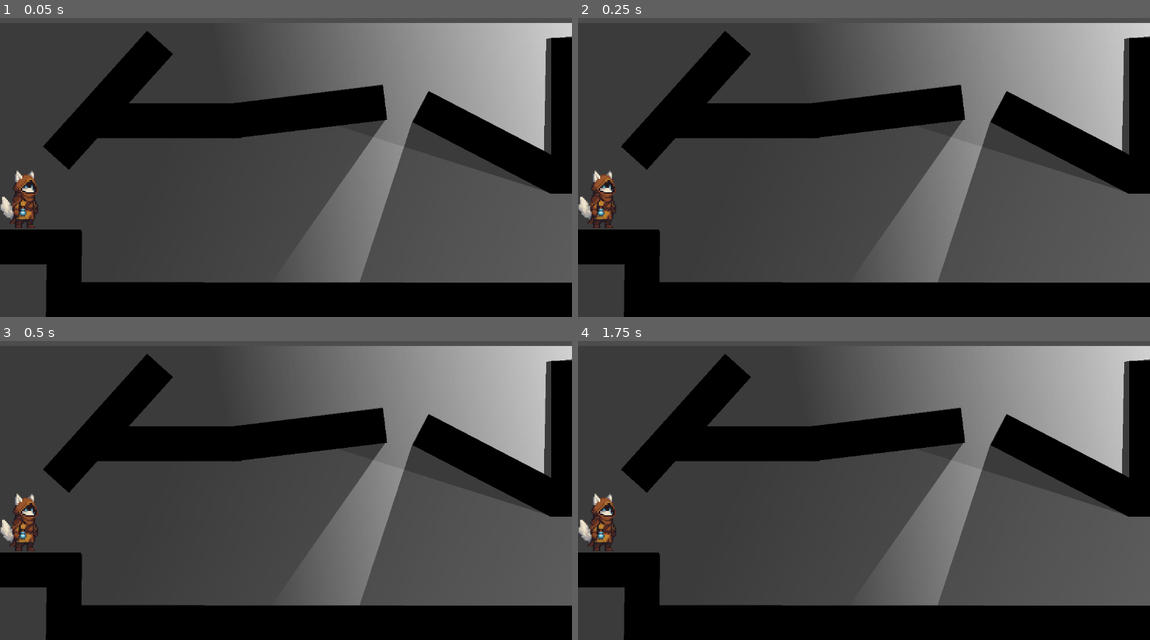
Above: before the commit, frames 1-4 (two rows, left to right).
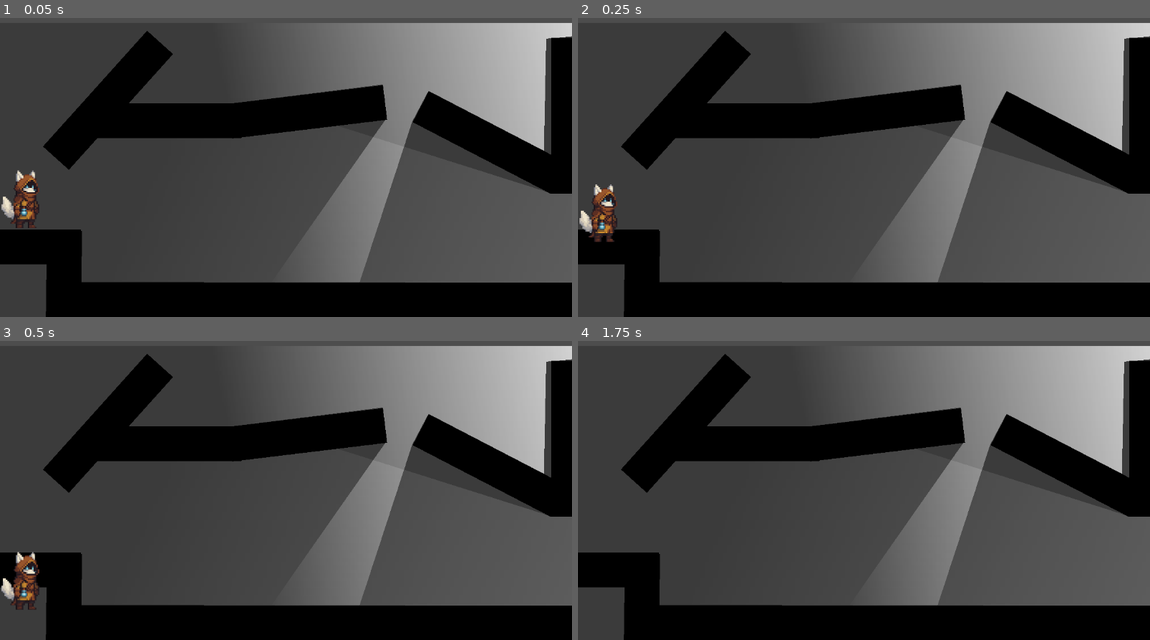
Above: after the commit, the same moments.

Repository: 6thAce/Lighting
Game: Godot game, scene res://scene.tscn
Same seed, same stepped clock (60 frames per second), same inputs: the game is played once before the commit and once after it. The engine's default icon, where the game draws it, is replaced by a stand-in: a white triangle on a blue panel in a dark square.
Inputs:
- Up to frame 1 (0.05 s): no input
- Up to frame 2 (0.25 s): no input
- Up to frame 3 (0.5 s): no input
- Up to frame 4 (1.75 s): tap Enter (ui_accept) at 0.5, 0.6, 0.77, 1.07, 1.25, 1.35, 1.52 s; hold Right (ui_right) from 0.53 s (still down)

The runs differ from the first frame. In frame 1, 0.4% of the frame differs, in the area x 0-7%, y 50-71%; in frame 2, 1.0%; in frame 3, 1.6%, in the area x 0-7%, y 51-90%; in frame 4, 0.8%.

Commit message:
Collision added

Diff:
--- /dev/null
+++ b/player.gd
@@ -0,0 +1,38 @@
+extends CharacterBody2D
+
+
+# --- Character Properties ---
+const SPEED = 300.0
+const JUMP_VELOCITY = -400.0
+
+
+# --- Physics-based processing for movement ---
+func _physics_process(delta: float) -> void:
+	# Add the gravity to the vertical velocity.
+	if not is_on_floor():
+		velocity.y += get_gravity().y * delta # CORRECTED LINE HERE
+
+	# Handle jump input.
+	if Input.is_action_just_pressed("ui_accept") and is_on_floor():
+		velocity.y = JUMP_VELOCITY
+
+	# Get the horizontal input direction.
+	var direction := Input.get_axis("ui_left", "ui_right")
+
+	# If there is a horizontal input:
+	if direction:
+		# Set the horizontal velocity directly to the target speed.
+		velocity.x = direction * SPEED
+
+		# Flip the sprite based on the movement direction.
+		# The '$' is a shorthand to get a child node by its name.
+		if direction > 0:
+			$Sprite2D.flip_h = false  # Face right
+		else:
+			$Sprite2D.flip_h = true   # Face left
+	else:
+		# If no input, slow the character to a stop.
+		velocity.x = move_toward(velocity.x, 0, SPEED)
+
+	# Apply the velocity and handle collisions.
+	move_and_slide()
--- a/player.tscn
+++ b/player.tscn
@@ -1,6 +1,7 @@
-[gd_scene load_steps=4 format=3 uid="uid://c2xegl4eys6ia"]
+[gd_scene load_steps=5 format=3 uid="uid://c2xegl4eys6ia"]
 
 [ext_resource type="Texture2D" uid="uid://c45j3v3yanm80" path="res://Player.png" id="1_4flbx"]
+[ext_resource type="Script" uid="uid://c2lhub6wqrqmr" path="res://player.gd" id="1_onrkg"]
 
 [sub_resource type="CapsuleShape2D" id="CapsuleShape2D_4flbx"]
 radius = 28.0
@@ -10,6 +11,7 @@
 polygon = PackedVector2Array(-7, -65, -16, -70, -22, -78, -24, -69, -29, -69, -27, -41, -34, -31, -26, -23, -25, -13, - …(373 unchanged characters)…
 
 [node name="Player" type="CharacterBody2D"]
+script = ExtResource("1_onrkg")
 
 [node name="Sprite2D" type="Sprite2D" parent="."]
 position = Vector2(-1.78814e-07, 5.96046e-08)
--- a/scene.tscn
+++ b/scene.tscn
@@ -63,5 +63,16 @@
 texture = SubResource("GradientTexture2D_3253y")
 
 [node name="Player" parent="." instance=ExtResource("2_nxogm")]
-position = Vector2(-168, 271)
+position = Vector2(-166, 270)
 scale = Vector2(0.75, 0.75)
+
+[node name="Node2D" type="Node2D" parent="."]
+
+[node name="CollisionShape2D" type="CollisionPolygon2D" parent="Node2D"]
+build_mode = 1
+polygon = PackedVector2Array(-135, 162, -85, 208, -23, 146, 260, 146, 558, 111, 549, 36, 249, 79, 43, 77, 130, -21, 75, -73)
+
+[node name="CollisionShape2D2" type="CollisionPolygon2D" parent="Node2D"]
+position = Vector2(-148, 334)
+build_mode = 1
+polygon = PackedVector2Array(-224, -2, -220, 67, 21, 65, 18, 313, 87, 314, 91, 174, 1272, 176, 1267, 104, 95, 101, 93, -3)
Not shown, added: player.gd.uid
